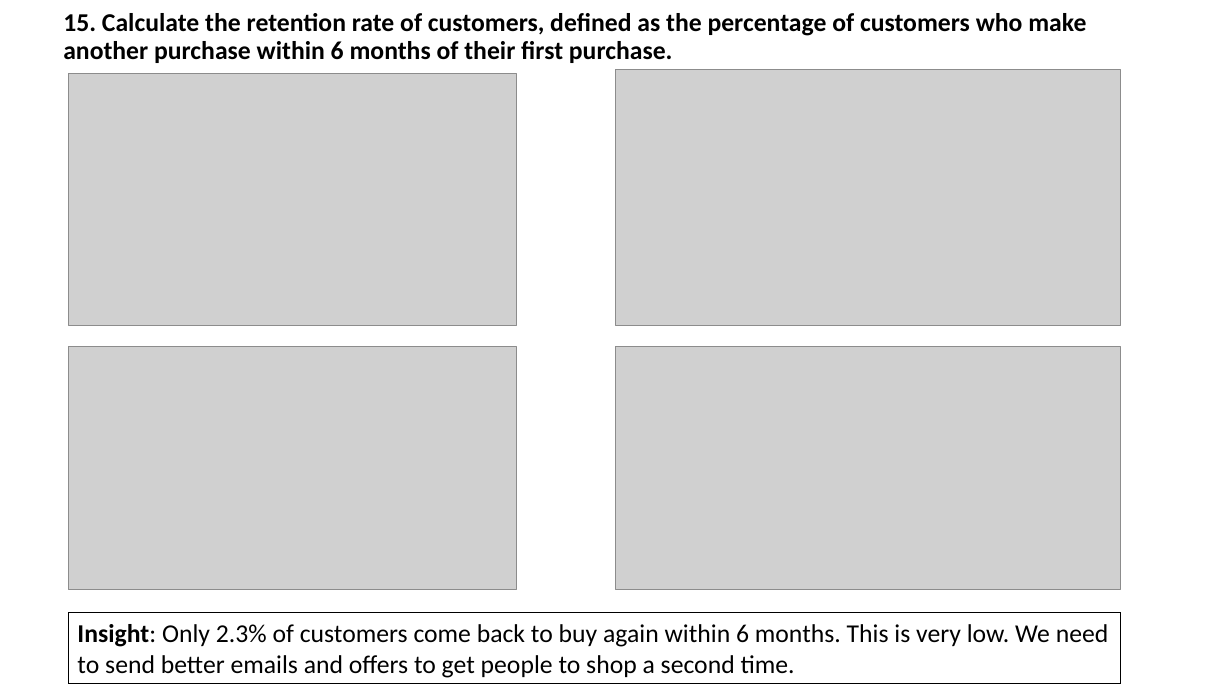
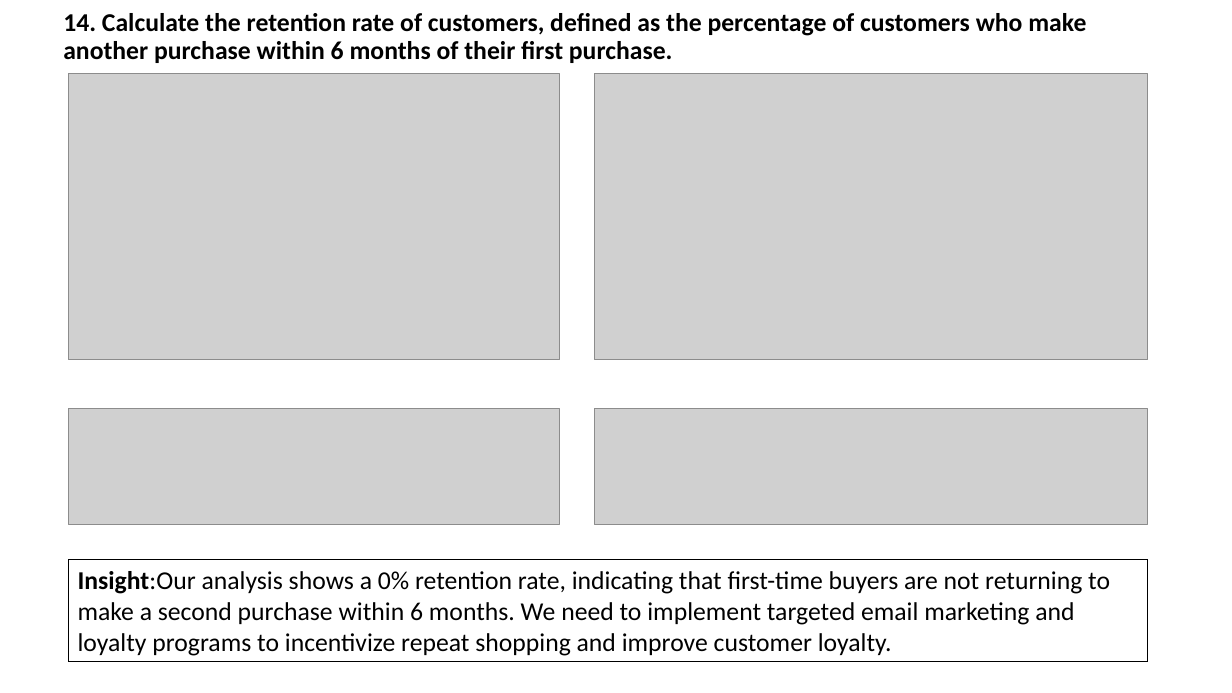
Before and after one commit to komalchahal/End-To-End-Sales-Analysis, a slide deck: slide 15 of Project Summary.pptx (slide 16 before the commit). Drawn at 1232x693 pixels with LibreOffice and Linux fonts; fonts in the diff are those of the drawing; grey boxes stand for pictures. Boxes give left, top, right and bottom in pixels: in the first picture for what was removed or moved away, otherwise in the second. Text is boxed around its words. In the diff, an @@ line names an element or a change of style, - is before the commit and + after.

```diff
--- a/Project Summary.pptx
+++ b/Project Summary.pptx
@@ title at (63,13,1086,63): text changed @@
-15. Calculate the retention rate of customers, defined as the percentage of customers who make another purchase within 6 months of their first purchase.
+14. Calculate the retention rate of customers, defined as the percentage of customers who make another purchase within 6 months of their first purchase.
@@ picture: place and size @@
-picture at (68,74,516,325)
+picture at (68,74,559,360)
@@ picture: place and size @@
-picture at (616,69,1121,325)
+picture at (594,74,1148,360)
@@ picture removed at (68,347,516,590) @@
@@ picture removed at (616,347,1121,590) @@
@@ picture added at (68,409,559,525) @@
@@ picture added at (594,409,1148,525) @@
@@ rectangle "Insight:Our analysis shows a 0% ...": place and size @@
-rectangle "Insight:Our analysis shows a 0% ..." at (68,613,1120,684)
+rectangle "Insight:Our analysis shows a 0% ..." at (68,559,1148,662)
@@ text in rectangle at (78,571,1110,656): text changed @@
-Insight: Only 2.3% of customers come back to buy again within 6 months. This is very low. We need to send better emails and offers to get people to shop a second time.
+Insight:Our analysis shows a 0% retention rate, indicating that first-time buyers are not returning to make a second purchase within 6 months. We need to implement targeted email marketing and loyalty programs to incentivize repeat shopping and improve customer loyalty.
```
Also in this commit, not shown: 4 other slides changed.
